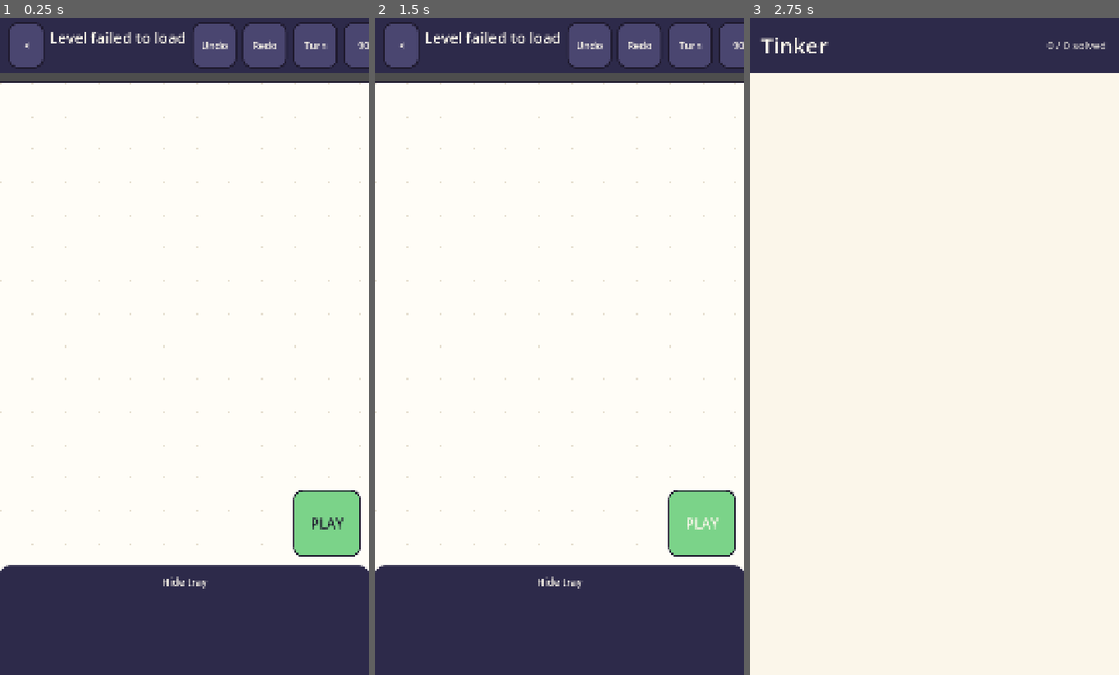
Above: before the commit, frames 1-3 (left to right).
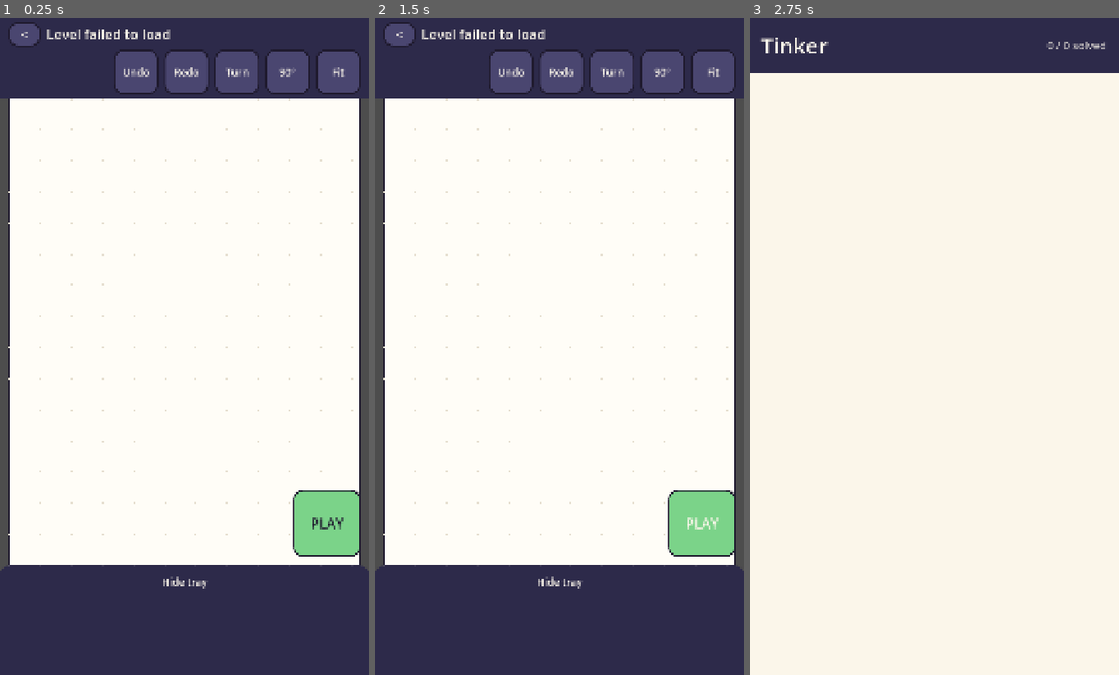
Above: after the commit, the same moments.

Repository: nehmebassel/Tinker
Game: Godot game, scene res://scenes/level.tscn
The game is run twice, just before and just after one commit, with the same random seed, the same clock (stepped at 60 frames per second) and the same inputs. This scene is started directly instead of the project's main scene.
Inputs:
- Up to frame 1 (0.25 s): no input
- Up to frame 2 (1.5 s): click "PLAY" at 0.5 s; click "PLAY" at 1.25 s
- Up to frame 3 (2.75 s): click "<" at 2 s

The runs differ from the first frame. In frame 1, 12% of the frame differs, in the area x 0-100%, y 0-85%; in frame 2, 12%; in frame 3, nothing differs.
Error before the commit: Invalid access to property or key 'slots' on a base object of type 'Nil'. (res://scripts/ui/level_screen.gd:907)
Error after the commit: Invalid access to property or key 'slots' on a base object of type 'Nil'. (res://scripts/ui/level_screen.gd:915)

Commit message:
Review: two-row top bar so long titles never push the editing buttons off-screen; smoke asserts buttons are in the viewport
Co-Authored-By: Claude Fable 5.1 <noreply@anthropic.com>
Claude-Session: https://claude.ai/code/session_01HD3MQEghgqMdWaqTszGNFm

Diff:
--- a/game/scripts/ui/level_screen.gd
+++ b/game/scripts/ui/level_screen.gd
@@ -13,7 +13,7 @@
 ##  * minimum touch target 44 pt (we use 132 px at 1080 wide, about 48 pt on a 6" phone)
 
 const LEVEL_PATH_DEFAULT := "res://levels/campaign/001.json"
-const TOP_BAR_H := 160.0
+const TOP_BAR_H := 236.0  # 72 title row + 132 buttons + margins
 const TRAY_H := 320.0
 const TRAY_TAB_H := 72.0
 const BTN := 132.0  # touch target in px at design width
@@ -146,44 +146,52 @@
 	add_child(hud)
 
 	# Top bar: title, counter, undo, redo.
+	# Top bar: two rows. Row 1: back, title, counter. Row 2: Undo Redo Turn 90 Fit (132 px targets).
+	# Two rows because a one-row bar leaves ~200 px for the title at 1080 wide, which is not a title.
 	var top := PanelContainer.new()
 	top.name = "TopBar"
 	top.add_theme_stylebox_override("panel", _panel_style(C_PANEL, 0))
 	top.set_anchors_preset(Control.PRESET_TOP_WIDE)
 	top.custom_minimum_size.y = TOP_BAR_H
 	hud.add_child(top)
-	var top_h := HBoxContainer.new()
-	top_h.add_theme_constant_override("separation", 16)
-	top.add_child(top_h)
-	back_btn = _button("<", BTN * 0.8)
+	var top_v := VBoxContainer.new()
+	top_v.add_theme_constant_override("separation", 8)
+	top.add_child(top_v)
+	var row1 := HBoxContainer.new()
+	row1.add_theme_constant_override("separation", 16)
+	top_v.add_child(row1)
+	back_btn = _button("<", 96)
+	back_btn.custom_minimum_size = Vector2(96, 72)
 	back_btn.pressed.connect(func() -> void: App.open_world_select())
-	top_h.add_child(back_btn)
-	var vb := VBoxContainer.new()
-	vb.size_flags_horizontal = Control.SIZE_EXPAND_FILL
-	vb.size_flags_vertical = Control.SIZE_SHRINK_CENTER
-	top_h.add_child(vb)
-	title_lbl = _label("", 44, C_PANEL_TXT)
-	vb.add_child(title_lbl)
+	row1.add_child(back_btn)
+	title_lbl = _label("", 40, C_PANEL_TXT)
+	title_lbl.clip_text = true
+	title_lbl.text_overrun_behavior = TextServer.OVERRUN_TRIM_ELLIPSIS
+	title_lbl.size_flags_horizontal = Control.SIZE_EXPAND_FILL
+	title_lbl.vertical_alignment = VERTICAL_ALIGNMENT_CENTER
+	row1.add_child(title_lbl)
 	counter_lbl = _label("", 30, Color(C_PANEL_TXT, 0.8))
-	vb.add_child(counter_lbl)
+	counter_lbl.vertical_alignment = VERTICAL_ALIGNMENT_CENTER
+	row1.add_child(counter_lbl)
+	var row2 := HBoxContainer.new()
+	row2.add_theme_constant_override("separation", 16)
+	row2.alignment = BoxContainer.ALIGNMENT_END
+	top_v.add_child(row2)
 	undo_btn = _button("Undo", BTN)
 	undo_btn.pressed.connect(_undo)
-	top_h.add_child(undo_btn)
+	row2.add_child(undo_btn)
 	redo_btn = _button("Redo", BTN)
 	redo_btn.pressed.connect(_redo)
-	top_h.add_child(redo_btn)
+	row2.add_child(redo_btn)
 	rot_btn = _button("Turn", BTN)
 	rot_btn.pressed.connect(func() -> void: _rotate_selected(1))
-	top_h.add_child(rot_btn)
+	row2.add_child(rot_btn)
 	rot90_btn = _button("90°", BTN)
 	rot90_btn.pressed.connect(func() -> void: _rotate_selected(6))
-	top_h.add_child(rot90_btn)
+	row2.add_child(rot90_btn)
 	fit_btn = _button("Fit", BTN)
 	fit_btn.pressed.connect(_fit_camera)
-	top_h.add_child(fit_btn)
-	var pad2 := Control.new()
-	pad2.custom_minimum_size.x = 8
-	top_h.add_child(pad2)
+	row2.add_child(fit_btn)
 
 	# Tray at the bottom with a collapse tab.
 	tray = PanelContainer.new()
@@ -374,7 +382,7 @@
 	item.mouse_filter = Control.MOUSE_FILTER_IGNORE
 	item.set_meta("part", part)
 	var holder := Node2D.new()
-	holder.position = Vector2(110, 84)
+	holder.position = Vector2(110, 78)
 	item.add_child(holder)
 	var preview := PartFactory.create(Placement.new(part, Vector2i.ZERO, 0), 9000, false)
 	if preview:
@@ -383,7 +391,7 @@
 		var s: Dictionary = def["shape"]
 		var w: float = float(s.get("w", s.get("radius", 40) * 2.0))
 		var h: float = float(s.get("h", s.get("radius", 40) * 2.0))
-		var k: float = minf(170.0 / maxf(w, 1.0), 120.0 / maxf(h, 1.0))
+		var k: float = minf(170.0 / maxf(w, 1.0), 90.0 / maxf(h, 1.0))
 		preview.scale = Vector2(k, k)
 		holder.add_child(preview)
 	var count := _label("", 30, C_PANEL_TXT)
@@ -1027,6 +1035,9 @@
 	var shots_dir := "res://../build/shots"
 	DirAccess.make_dir_recursive_absolute(shots_dir)
 	_shot(shots_dir + "/01_start.png")
+	var vw := get_viewport_rect().size.x
+	for b in [undo_btn, redo_btn, rot_btn, rot90_btn, fit_btn]:
+		_assert(b.get_global_rect().end.x <= vw + 0.5, "%s inside the viewport (right edge %.0f <= %.0f)" % [b.text, b.get_global_rect().end.x, vw])
 	var item: Control = tray_items.get_child(0)
 	var from: Vector2 = item.get_global_rect().get_center()
 	var target: Placement = level.reference_solution[0]
